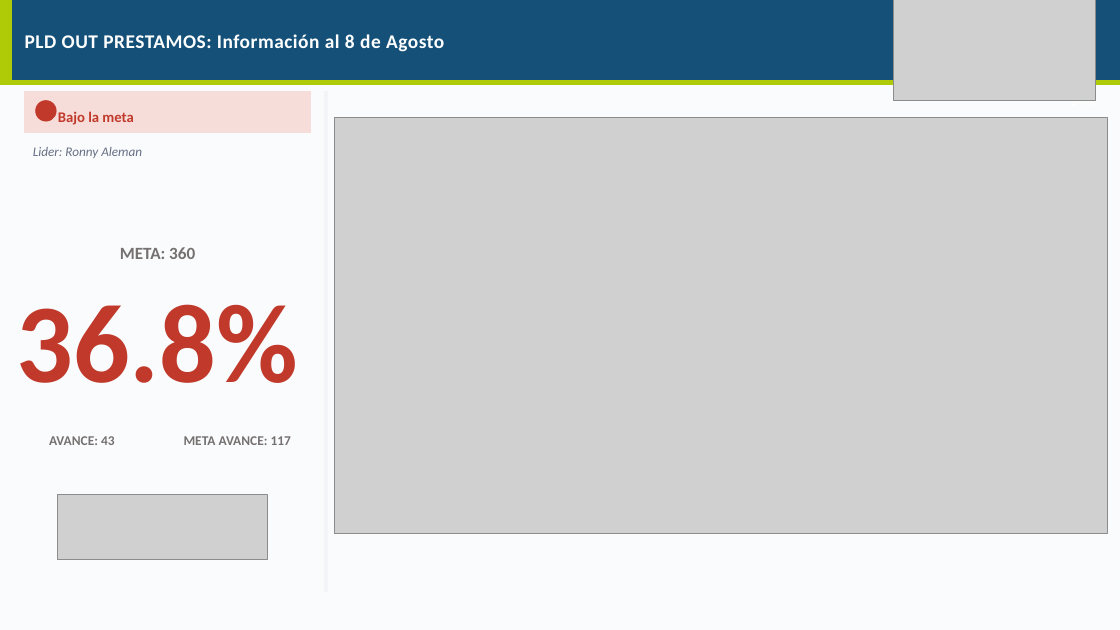
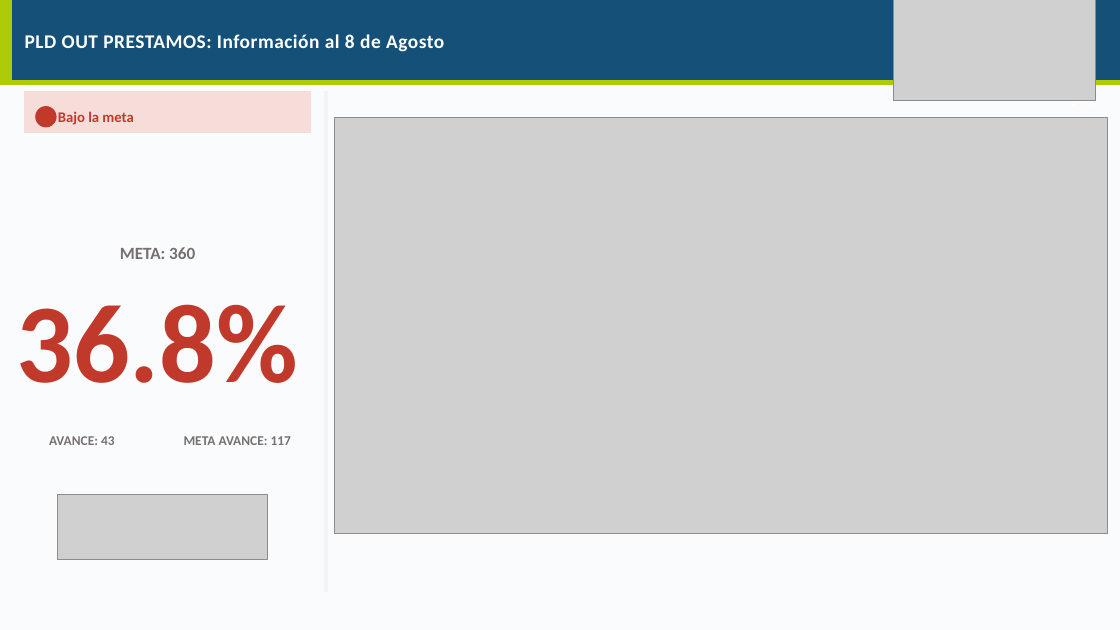
Before and after one commit to piere0405/streamlit_app, a slide deck: slide 53 of plantilla_campanias.pptx. Drawn at 1120x630 pixels with LibreOffice and Linux fonts; fonts in the diff are those of the drawing; grey boxes stand for pictures. Boxes give left, top, right and bottom in pixels: in the first picture for what was removed or moved away, otherwise in the second. Text is boxed around its words. In the diff, an @@ line names an element or a change of style, - is before the commit and + after.

```diff
--- a/plantilla_campanias.pptx
+++ b/plantilla_campanias.pptx
@@ ellipse: place and size @@
-ellipse at <box>36,101,56,121</box>
+ellipse at <box>36,107,56,127</box>
@@ text removed at <box>33,147,142,158</box> @@
-Lider: Ronny Aleman
```
Also in this commit, not shown: 54 other slides changed, 1 other file.
